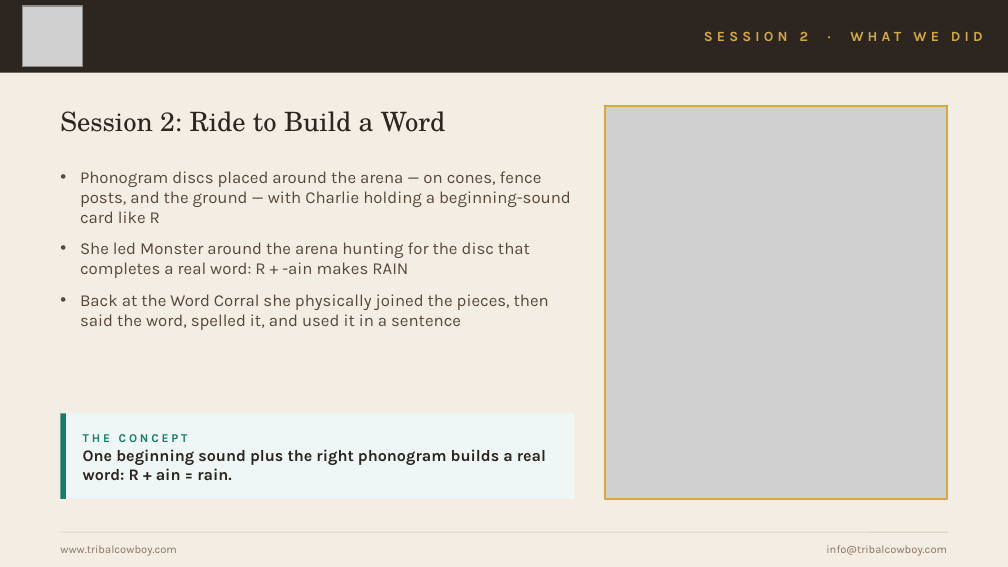
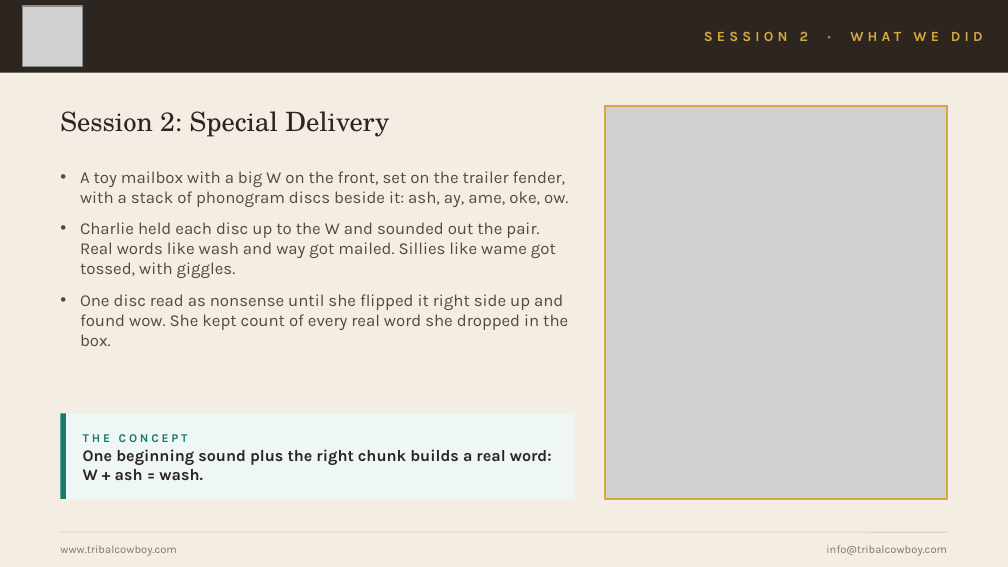
Before and after one commit to mrshuffhines-byte/tribal-cowboy-webhook, a slide deck: slide 5 of content/presentations/HPR-Class4-Practice-Sessions.pptx. Drawn at 1008x567 pixels with LibreOffice and Linux fonts; fonts in the diff are those of the drawing; grey boxes stand for pictures. Boxes give left, top, right and bottom in pixels: in the first picture for what was removed or moved away, otherwise in the second. Text is boxed around its words. In the diff, an @@ line names an element or a change of style, - is before the commit and + after.

```diff
--- a/content/presentations/HPR-Class4-Practice-Sessions.pptx
+++ b/content/presentations/HPR-Class4-Practice-Sessions.pptx
@@ text at bbox=[60, 111, 389, 137]: text changed @@
-Session 2: Ride to Build a Word
+Session 2: Special Delivery
@@ text at bbox=[80, 171, 568, 346]: text changed @@
-• Phonogram discs placed around the arena — on cones, fence posts, and the ground — with Charlie holding a beginning-sound card like R
-• She led Monster around the arena hunting for the disc that completes a real word: R + -ain makes RAIN
-• Back at the Word Corral she physically joined the pieces, then said the word, spelled it, and used it in a sentence
+• A toy mailbox with a big W on the front, set on the trailer fender, with a stack of phonogram discs beside it: ash, ay, ame, oke, ow.
+• Charlie held each disc up to the W and sounded out the pair. Real words like wash and way got mailed. Sillies like wame got tossed, with giggles.
+• One disc read as nonsense until she flipped it right side up and found wow. She kept count of every real word she dropped in the box.
@@ text at bbox=[83, 449, 552, 480]: text changed @@
-One beginning sound plus the right phonogram builds a real word: R + ain = rain.
+One beginning sound plus the right chunk builds a real word: W + ash = wash.
```
Also in this commit, not shown: 7 other slides changed, 1 other file.
